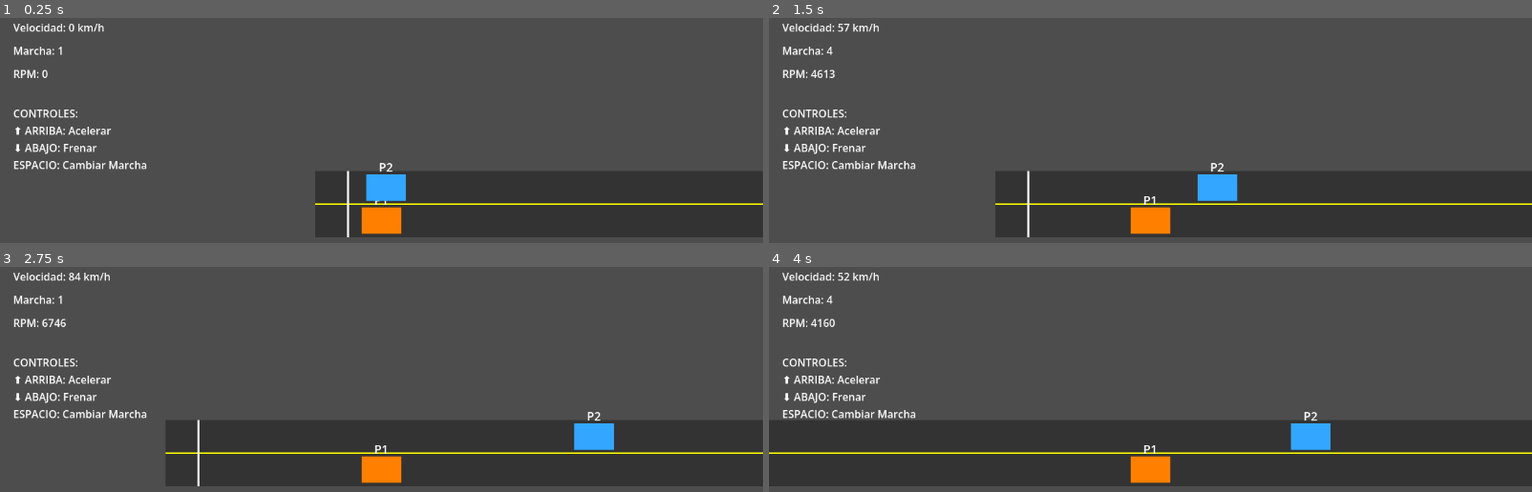
Above: before the commit, frames 1-4 (two rows, left to right).
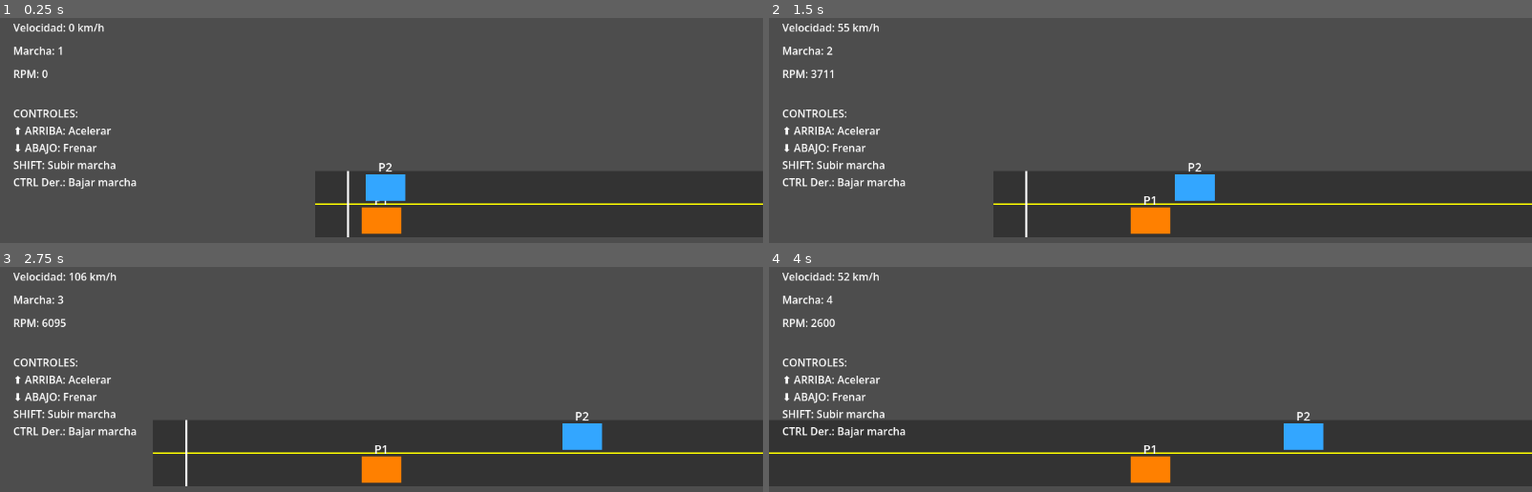
Above: after the commit, the same moments.

Repository: sanguchedemiga222-cloud/pixel-drag-racer
Game: Godot game, scene res://scenes/main.tscn
Same seed, same stepped clock (60 frames per second), same inputs: the game is played once before the commit and once after it.
Inputs:
- Up to frame 1 (0.25 s): no input
- Up to frame 2 (1.5 s): tap Enter (ui_accept) at 0.5, 0.77, 1.07 s; hold Up (ui_up) 0.53-1.28 s; tap Shift at 0.6 s; tap Ctrl at 0.8, 1.35 s; hold Down (ui_down) from 1.28 s (still down)
- Up to frame 3 (2.75 s): tap Enter (ui_accept) at 1.52, 1.55, 1.82, 2.1 s; release Down (ui_down) at 2.03 s; hold Up (ui_up) from 2.03 s (still down); tap Shift at 2.3 s
- Up to frame 4 (4 s): tap Shift at 2.85 s; tap Enter (ui_accept) at 3.02, 3.32, 3.77, 3.8 s; tap Ctrl at 3.05, 3.6 s; release Up (ui_up) at 3.53 s; hold Down (ui_down) from 3.53 s (still down)

The runs differ from the first frame. In frame 1, 0.8% of the frame differs, in the area x 1-54%, y 63-82%; in frame 2, 1.8%; in frame 3, 2.1%, in the area x 1-81%, y 2-98%; in frame 4, 1.1%.

Commit message:
Haz manuales los cambios de marcha y varía el ritmo de P2

Diff:
--- a/PixelDragRacer-main/scenes/main.tscn
+++ b/PixelDragRacer-main/scenes/main.tscn
@@ -106,7 +106,8 @@
 text = "CONTROLES:
 ⬆ ARRIBA: Acelerar
 ⬇ ABAJO: Frenar
-ESPACIO: Cambiar Marcha"
+SHIFT: Subir marcha
+CTRL Der.: Bajar marcha"
 label_settings = SubResource("LabelSettings_4")
 
 [node name="FinishLabel" type="Label" parent="UI"]
--- a/PixelDragRacer-main/scripts/car.gd
+++ b/PixelDragRacer-main/scripts/car.gd
@@ -2,7 +2,7 @@
 
 @export var racer_tag: String = "P1"
 
-# Variables de movimiento del jugador
+# Velocidad y aceleración en unidades de Godot (get_current_speed convierte a km/h).
 var speed := 0.0
 var max_speed := 250.0
 var acceleration := 300.0
@@ -10,7 +10,7 @@
 var is_accelerating := false
 var is_braking := false
 
-# Variables de cambio de marcha
+# Cambios manuales: SHIFT sube y CTRL derecho baja.
 var current_gear := 0
 var max_gears := 4
 var gear_rpm := 0.0
@@ -20,18 +20,24 @@
 	$Tag.text = racer_tag
 	print("Auto listo - ¡Comenzando carrera de velocidad!")
 
+func _input(event: InputEvent) -> void:
+	if not event is InputEventKey or not event.pressed or event.echo:
+		return
+
+	if event.keycode == KEY_SHIFT:
+		shift_up()
+	elif event.keycode == KEY_CTRL and event.location == KEY_LOCATION_RIGHT:
+		shift_down()
+
 func _physics_process(delta: float) -> void:
 	handle_input()
 	update_speed(delta)
-	update_gear()
 	velocity = Vector2(speed, 0.0)
 	move_and_slide()
 
 func handle_input() -> void:
 	is_accelerating = Input.is_action_pressed("ui_up")
 	is_braking = Input.is_action_pressed("ui_down")
-	if Input.is_action_just_pressed("ui_accept"):
-		shift_up()
 
 func update_speed(delta: float) -> void:
 	if is_accelerating:
@@ -45,25 +51,19 @@
 		speed = maxf(0.0, speed - friction * 3.0 * delta)
 	else:
 		speed = maxf(0.0, speed - friction * delta)
-	gear_rpm = (speed / max_speed) * max_rpm
 
-func update_gear() -> void:
-	if gear_rpm >= max_rpm * 0.95 and current_gear < max_gears - 1:
-		shift_up()
-	if gear_rpm < max_rpm * 0.3 and current_gear > 0:
-		shift_down()
+	var gear_max_speed = max_speed + (current_gear * 50.0)
+	gear_rpm = minf((speed / gear_max_speed) * max_rpm, max_rpm)
 
 func shift_up() -> void:
 	if current_gear < max_gears - 1:
 		current_gear += 1
-		gear_rpm = max_rpm * 0.3
-		print("Cambio a marcha %d" % (current_gear + 1))
+		print("Cambio manual a marcha %d" % (current_gear + 1))
 
 func shift_down() -> void:
 	if current_gear > 0:
 		current_gear -= 1
-		gear_rpm = max_rpm * 0.3
-		print("Cambio a marcha %d" % (current_gear + 1))
+		print("Cambio manual a marcha %d" % (current_gear + 1))
 
 func get_current_speed() -> int:
 	return int(speed / 2.5)
--- a/PixelDragRacer-main/scripts/main.gd
+++ b/PixelDragRacer-main/scripts/main.gd
@@ -8,20 +8,34 @@
 @onready var finish_label: Label = $UI/FinishLabel
 
 var rival_speed := 0.0
+var rival_target_speed := 0.0
+var rival_max_speed := 0.0
+var rival_acceleration := 0.0
+var rival_change_timer := 0.0
 var race_finished := false
-const RIVAL_ACCELERATION := 220.0
-const RIVAL_MAX_SPEED := 250.0
 const FINISH_X := 3950.0
 
 func _ready() -> void:
+	# Cada carrera genera un rival con ritmo y velocidad máxima distintos.
+	randomize()
+	rival_max_speed = randf_range(220.0, 320.0)
+	rival_acceleration = randf_range(140.0, 230.0)
+	choose_rival_target_speed()
 	print("¡Juego iniciado!")
 
 func _process(delta: float) -> void:
 	if race_finished or not is_instance_valid(car) or not is_instance_valid(rival):
 		return
 
-	# P2 acelera automáticamente por el carril superior.
-	rival_speed = minf(rival_speed + RIVAL_ACCELERATION * delta, RIVAL_MAX_SPEED)
+	# P2 varía su ritmo durante la carrera en vez de mantener siempre la misma velocidad.
+	rival_change_timer -= delta
+	if rival_change_timer <= 0.0:
+		choose_rival_target_speed()
+
+	if rival_speed < rival_target_speed:
+		rival_speed = minf(rival_speed + rival_acceleration * delta, rival_target_speed)
+	else:
+		rival_speed = maxf(rival_speed - rival_acceleration * 0.65 * delta, rival_target_speed)
 	rival.position.x += rival_speed * delta
 
 	# Actualizar el HUD de P1.
@@ -29,11 +43,15 @@
 	gear_label.text = "Marcha: %d" % car.get_current_gear()
 	rpm_label.text = "RPM: %d" % car.get_current_rpm()
 
-	# Terminar y pausar la carrera cuando cualquiera cruce la meta.
 	if car.global_position.x >= FINISH_X:
 		finish_race("P1")
 	elif rival.global_position.x >= FINISH_X:
 		finish_race("P2")
+
+func choose_rival_target_speed() -> void:
+	# Los cambios de ritmo ocurren cada pocos segundos y varían entre partidas.
+	rival_target_speed = randf_range(rival_max_speed * 0.72, rival_max_speed)
+	rival_change_timer = randf_range(1.5, 3.5)
 
 func finish_race(winner: String) -> void:
 	race_finished = true
